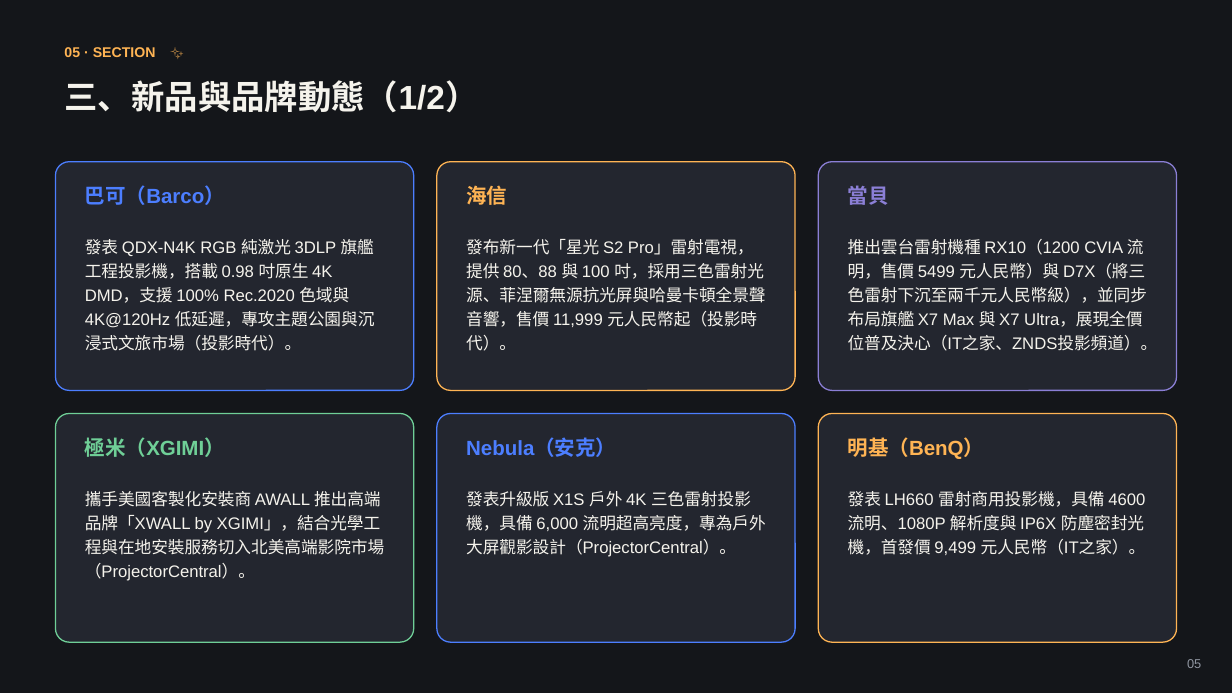
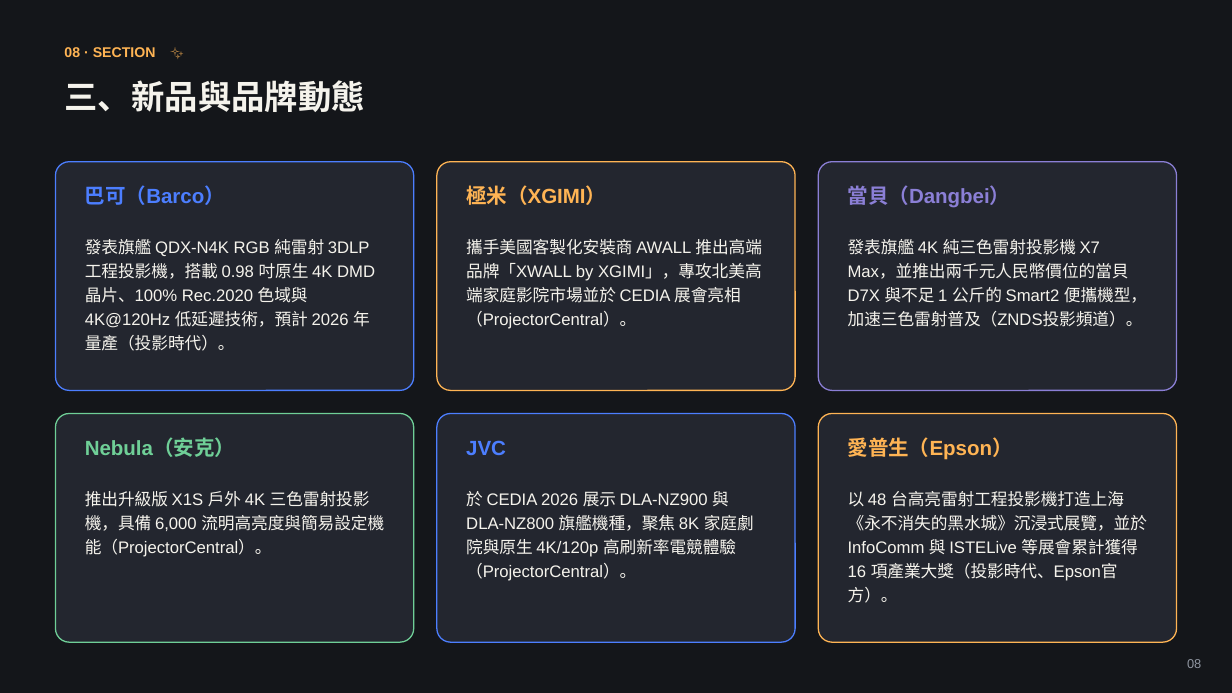
Before and after one commit to coffee30233-gif/Project-Insight, a slide deck: slide 8 of data/reports/2026-08.pptx (slide 5 before the commit). Drawn at 1232x693 pixels with LibreOffice and Linux fonts; fonts in the diff are those of the drawing. Boxes give left, top, right and bottom in pixels: in the first picture for what was removed or moved away, otherwise in the second. Text is boxed around its words. In the diff, an @@ line names an element or a change of style, - is before the commit and + after.

```diff
--- a/data/reports/2026-08.pptx
+++ b/data/reports/2026-08.pptx
@@ text at box(64, 47, 156, 57): text changed @@
-05 · SECTION ✨
+08 · SECTION ✨
@@ text at box(64, 80, 364, 112): text changed @@
-三、新品與品牌動態（1/2）
+三、新品與品牌動態
@@ text at box(466, 185, 606, 205): text changed @@
-海信
+極米（XGIMI）
@@ text at box(848, 185, 1011, 208): text changed @@
-當貝
+當貝（Dangbei）
@@ text at box(85, 239, 375, 351): text changed @@
-發表 QDX-N4K RGB 純激光 3DLP 旗艦工程投影機，搭載 0.98 吋原生 4K DMD，支援 100% Rec.2020 色域與 4K@120Hz 低延遲，專攻主題公園與沉浸式文旅市場（投影時代）。
+發表旗艦 QDX-N4K RGB 純雷射 3DLP 工程投影機，搭載 0.98 吋原生 4K DMD 晶片、100% Rec.2020 色域與 4K@120Hz 低延遲技術，預計 2026 年量產（投影時代）。
@@ text at box(466, 239, 762, 329): text changed @@
-發布新一代「星光 S2 Pro」雷射電視，提供 80、88 與 100 吋，採用三色雷射光源、菲涅爾無源抗光屏與哈曼卡頓全景聲音響，售價 11,999 元人民幣起（投影時代）。
+攜手美國客製化安裝商 AWALL 推出高端品牌「XWALL by XGIMI」，專攻北美高端家庭影院市場並於 CEDIA 展會亮相（ProjectorCentral）。
@@ text at box(848, 239, 1147, 327): text changed @@
-推出雲台雷射機種 RX10（1200 CVIA 流明，售價 5499 元人民幣）與 D7X（將三色雷射下沉至兩千元人民幣級），並同步布局旗艦 X7 Max 與 X7 Ultra，展現全價位普及決心（IT之家、ZNDS投影頻道）。
+發表旗艦 4K 純三色雷射投影機 X7 Max，並推出兩千元人民幣價位的當貝 D7X 與不足 1 公斤的 Smart2 便攜機型，加速三色雷射普及（ZNDS投影頻道）。
@@ text at box(85, 439, 235, 457): text changed @@
-極米（XGIMI）
+Nebula（安克）
@@ text at box(466, 440, 506, 455): text changed @@
-Nebula（安克）
+JVC
@@ text at box(848, 437, 1013, 460): text changed @@
-明基（BenQ）
+愛普生（Epson）
@@ text at box(85, 491, 384, 557): text changed @@
-攜手美國客製化安裝商 AWALL 推出高端品牌「XWALL by XGIMI」，結合光學工程與在地安裝服務切入北美高端影院市場（ProjectorCentral）。
+推出升級版 X1S 戶外 4K 三色雷射投影機，具備 6,000 流明高亮度與簡易設定機能（ProjectorCentral）。
@@ text at box(466, 491, 754, 581): text changed @@
-發表升級版 X1S 戶外 4K 三色雷射投影機，具備 6,000 流明超高亮度，專為戶外大屏觀影設計（ProjectorCentral）。
+於 CEDIA 2026 展示 DLA-NZ900 與 DLA-NZ800 旗艦機種，聚焦 8K 家庭劇院與原生 4K/120p 高刷新率電競體驗（ProjectorCentral）。
@@ text at box(848, 491, 1147, 603): text changed @@
-發表 LH660 雷射商用投影機，具備 4600 流明、1080P 解析度與 IP6X 防塵密封光機，首發價 9,499 元人民幣（IT之家）。
+以 48 台高亮雷射工程投影機打造上海《永不消失的黑水城》沉浸式展覽，並於 InfoComm 與 ISTELive 等展會累計獲得 16 項產業大獎（投影時代、Epson官方）。
@@ text at box(1187, 659, 1201, 668): text changed @@
-05
+08
```
Also in this commit, not shown: 8 other slides changed, 3 slides added, 1 slide removed, 8 other files.
